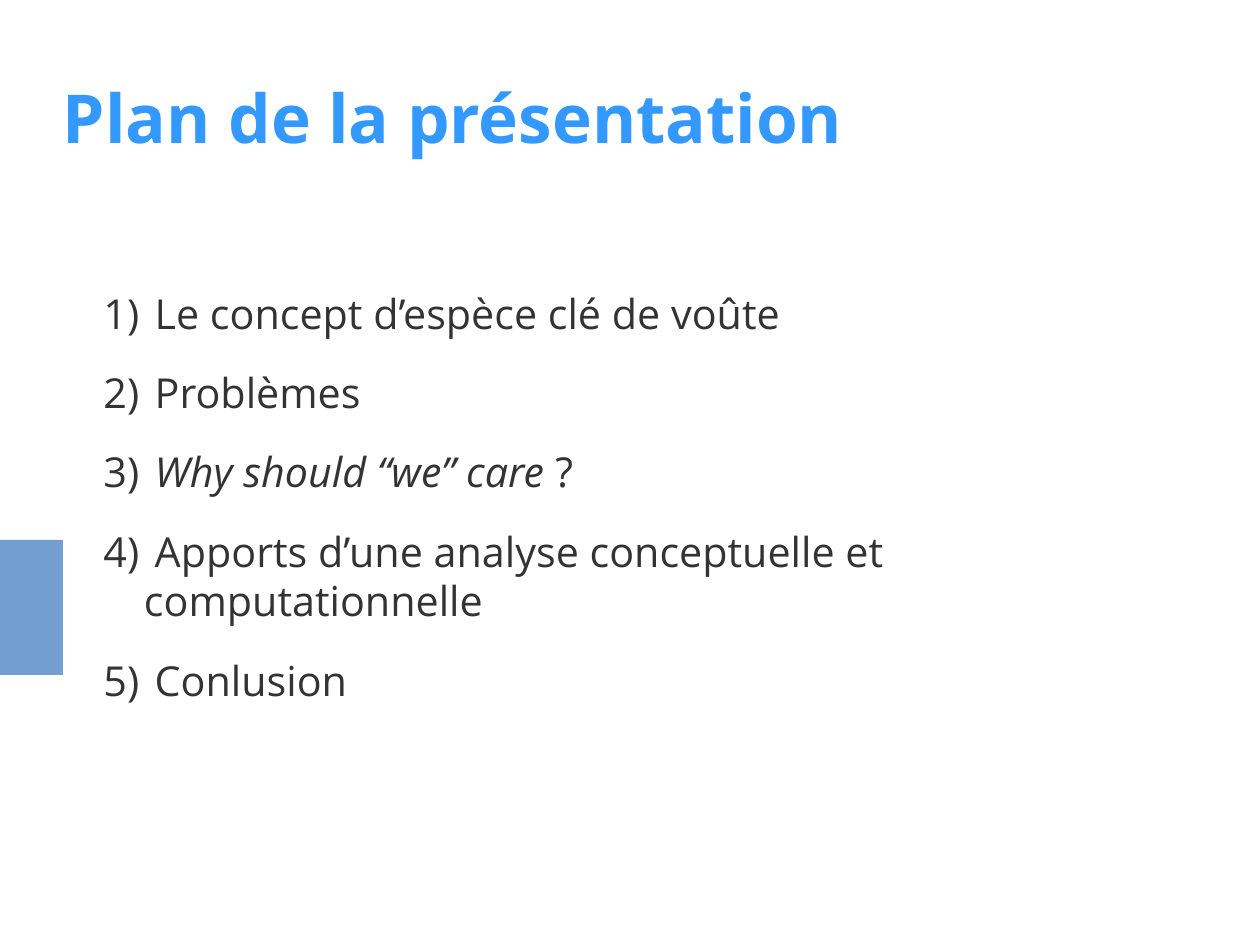
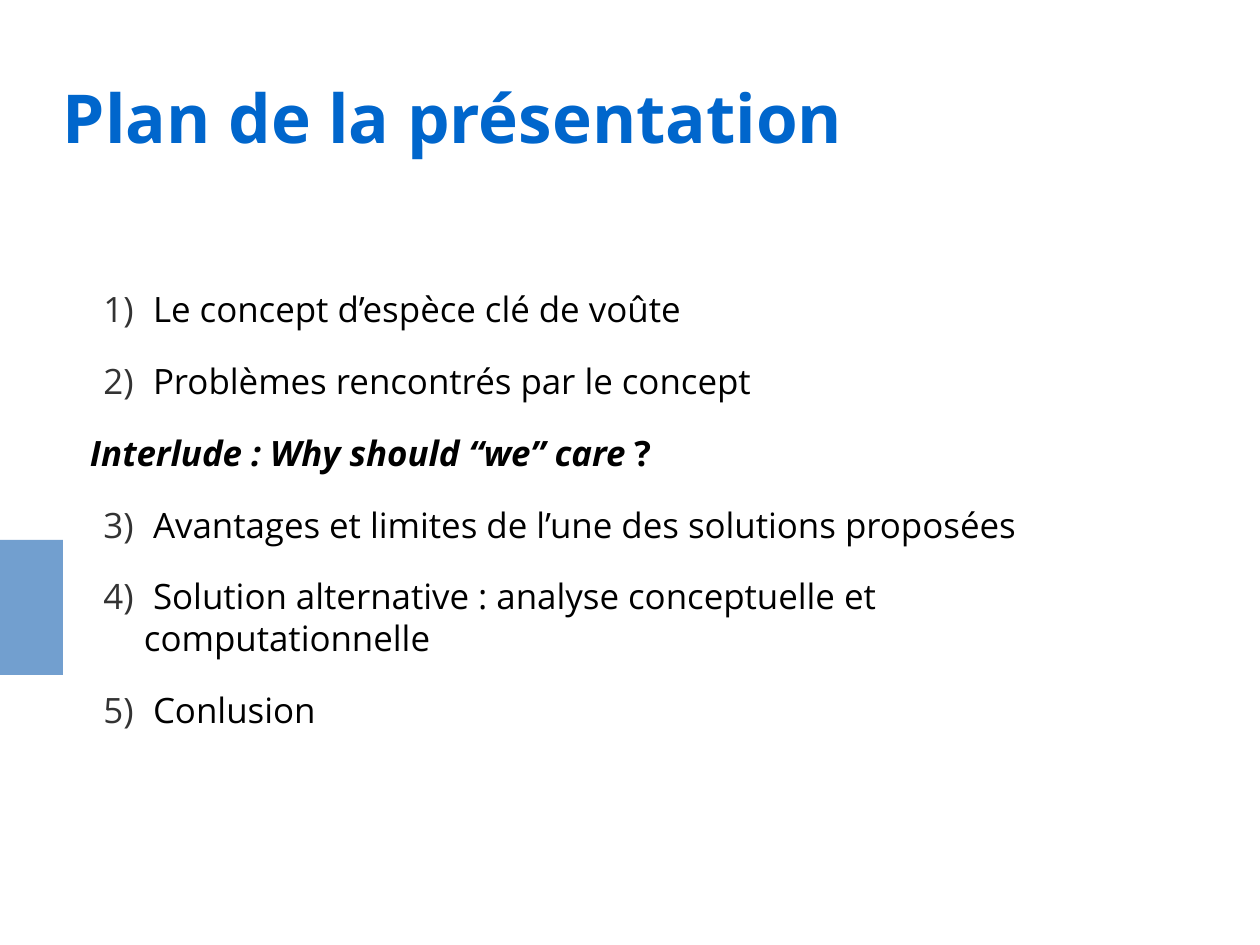
Before and after one commit to evadelmas/keystone_concept, a slide deck: slide 2 of presentation_LEIPS.odp. Drawn at 1260x945 pixels with LibreOffice and Linux fonts; fonts in the diff are those of the drawing. Boxes give left, top, right and bottom in pixels: in the first picture for what was removed or moved away, otherwise in the second. Text is boxed around its words. In the diff, an @@ line names an element or a change of style, - is before the commit and + after.

```diff
--- a/presentation_LEIPS.odp
+++ b/presentation_LEIPS.odp
@@ title "Plan de la présentation" at box(63, 91, 842, 160): text colour #3399FF to #0066CC @@
@@ text at box(153, 295, 681, 724): size 26 to 22 pt, text colour #333333 to #000000 in "Le concept d’espèce clé de voûte", "Conlusion" @@
@@ text at box(90, 367, 1016, 660): text changed; size 26 to 22 pt; text colour #333333 to #000000 @@
-2) Problèmes
-3) Why should “we” care ?
-4) Apports d’une analyse conceptuelle et computationnelle
+2) Problèmes rencontrés par le concept
+Interlude : Why should “we” care ?
+1) Avantages et limites de l’une des solutions proposées
+2) Solution alternative : analyse conceptuelle et computationnelle
```
Also in this commit, not shown: 5 other slides changed, 14 slides added, 3 slides removed.
